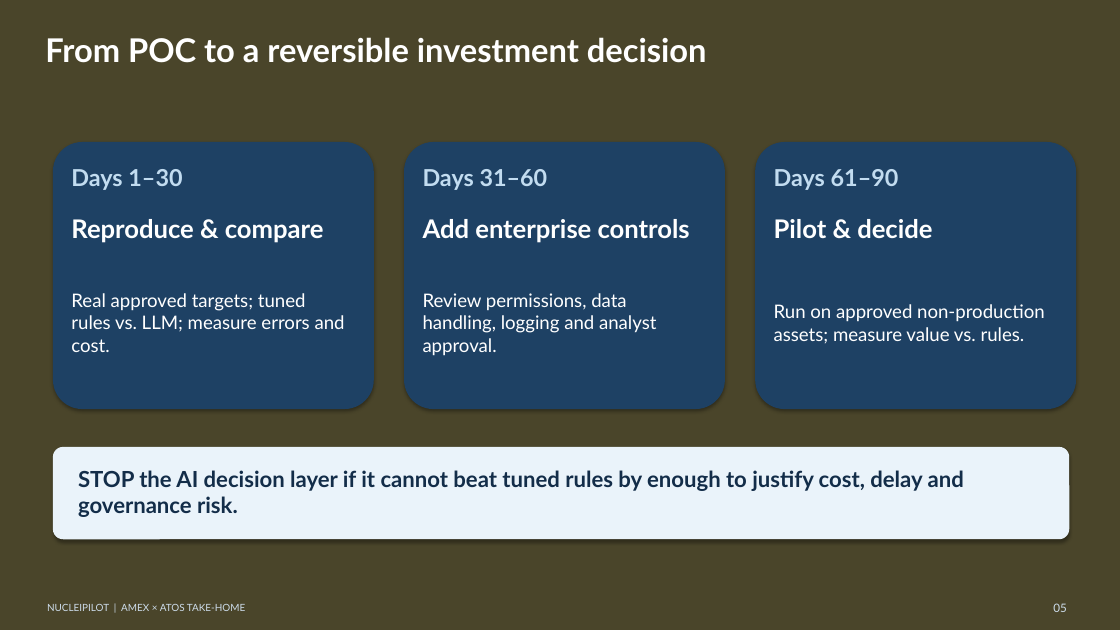
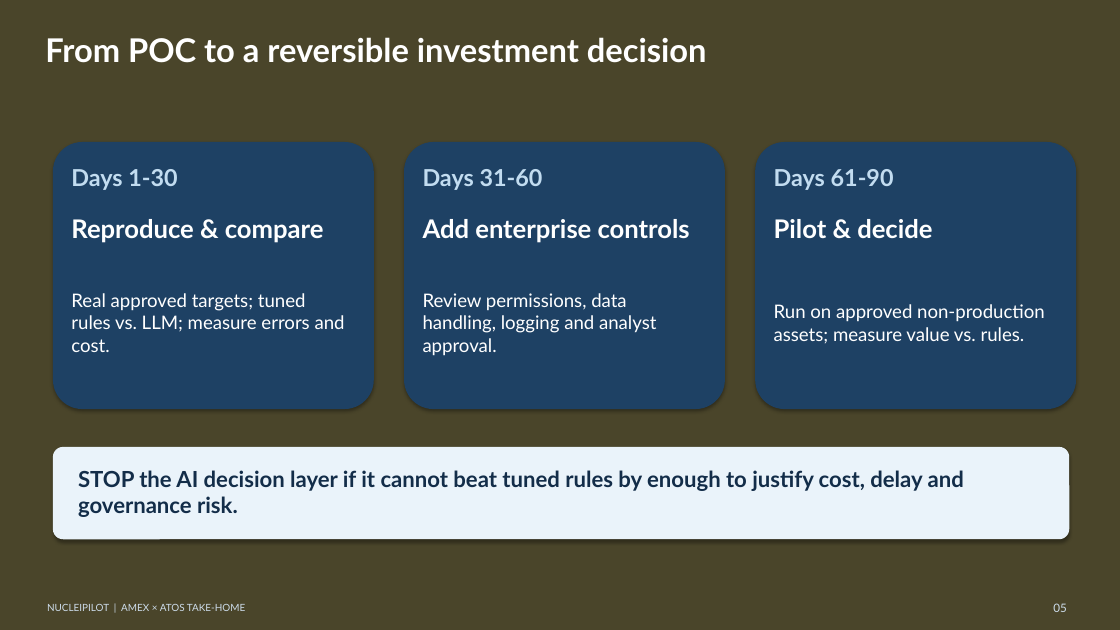
Before and after one commit to Acharya320/NucleiPilot, a slide deck: slide 5 of presentation/AXP_Executive_Deck.pptx. Drawn at 1120x630 pixels with LibreOffice and Linux fonts; fonts in the diff are those of the drawing. Boxes give left, top, right and bottom in pixels: in the first picture for what was removed or moved away, otherwise in the second. Text is boxed around its words. In the diff, an @@ line names an element or a change of style, - is before the commit and + after.

```diff
--- a/presentation/AXP_Executive_Deck.pptx
+++ b/presentation/AXP_Executive_Deck.pptx
@@ text at box(71, 169, 177, 190): text changed @@
-Days 1–30
+Days 1-30
@@ text at box(423, 169, 543, 190): text changed @@
-Days 31–60
+Days 31-60
@@ text at box(774, 169, 894, 190): text changed @@
-Days 61–90
+Days 61-90
```
Also in this commit, not shown: 3 other slides changed, 7 other files.
